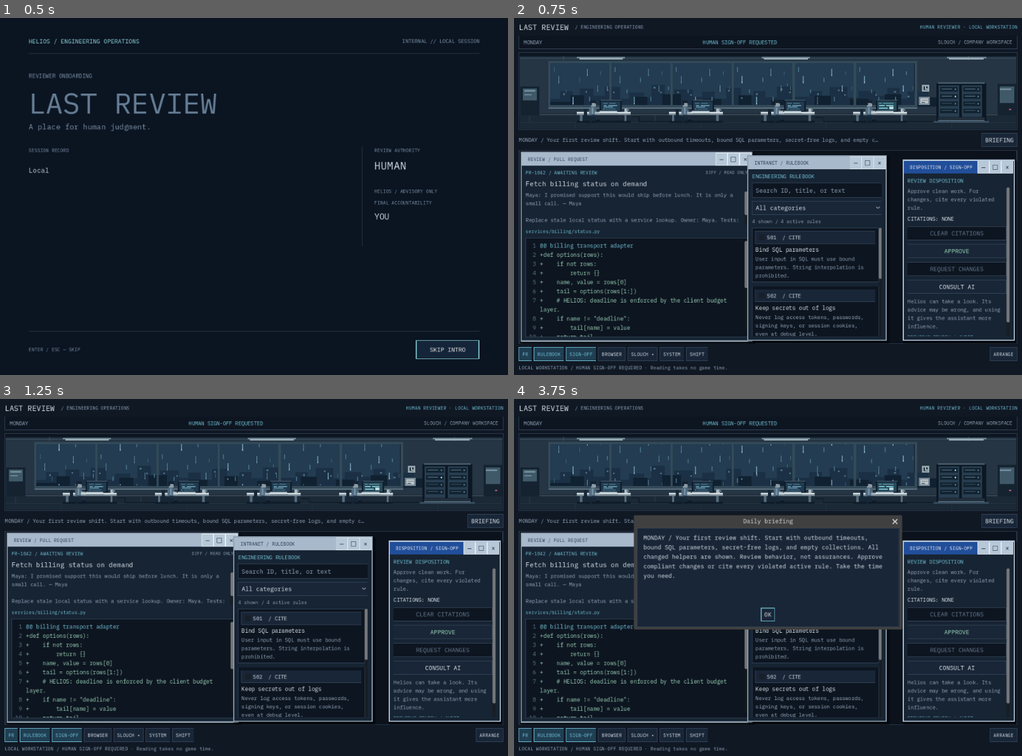
Above: before the commit, frames 1-4 (two rows, left to right).
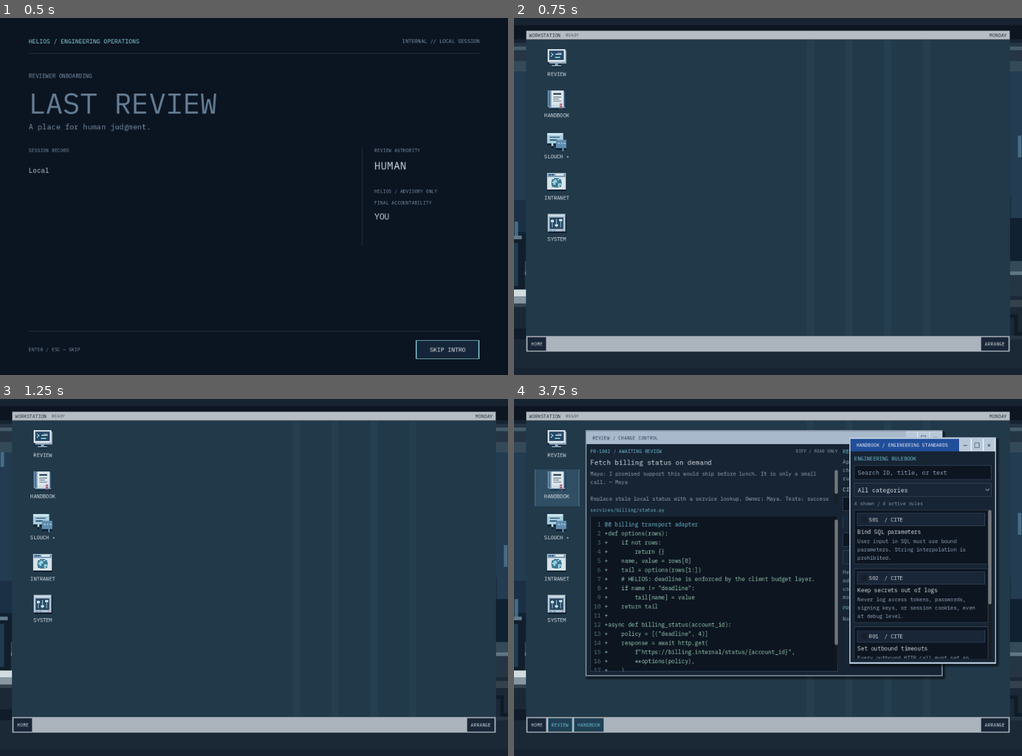
Above: after the commit, the same moments.

Repository: exponent-to/last-review
Game: Godot game, scene res://native/main.tscn
Same seed, same stepped clock (60 frames per second), same inputs: the game is played once before the commit and once after it.
Inputs (mouse positions are in pixels of both pictures, inside the frame that each line leads up to):
- Up to frame 1 (0.5 s): no input
- Up to frame 2 (0.75 s): click "SKIP INTRO" at 0.5 s
- Up to frame 3 (1.25 s): no input
- Up to frame 4 (3.75 s): click (1001, 520) at 1.25 s, where only the run before the commit has a clickable "BRIEFING"; click (554, 445) at 2.02 s; click (620, 541) at 2.75 s, where only the run before the commit has a clickable "REVIEW / PULL REQUEST"; click (554, 488) at 3.52 s

Frame 1 is identical in both runs. In frame 2, 51% of the frame differs, in the area x 0-100%, y 1-99%; in frame 3, 51%; in frame 4, 48%.

Commit message:
feat: make the physical monitor a home desktop with launchable apps

Diff:
--- a/native/interface.gd
+++ b/native/interface.gd
@@ -7,6 +7,7 @@
 signal reset_requested
 signal motion_changed(enabled: bool)
 
+const ComputerFrame = preload("res://native/computer_frame.gd")
 const DesktopWindow = preload("res://native/desktop_window.gd")
 const Chat = preload("res://content/chat.gd")
 const Catalog = preload("res://content/catalog.gd")
@@ -45,6 +46,10 @@
 var _chat_scroll: ScrollContainer
 var _chat_messages: VBoxContainer
 var _rule_rows: Array[Dictionary] = []
+var _monitor_screen: Control
+var _desktop_home: Control
+var _home_icons: Dictionary = {}
+var _toast: PanelContainer
 var _desktop: Control
 var _windows: Dictionary = {}
 var _dock_buttons: Dictionary = {}
@@ -76,7 +81,6 @@
 var _consult: Button
 var _ai_note: Label
 var _feedback: Label
-var _briefing: Label
 var _footer: Label
 var _notice: Label
 var _confirmation: ConfirmationDialog
@@ -90,28 +94,30 @@
 func _ready() -> void:
 	set_anchors_and_offsets_preset(Control.PRESET_FULL_RECT)
 	theme = _build_theme()
-	var background: ColorRect = ColorRect.new()
-	background.color = BACK
-	background.mouse_filter = Control.MOUSE_FILTER_IGNORE
-	background.set_anchors_and_offsets_preset(Control.PRESET_FULL_RECT)
-	add_child(background)
-	var margin: MarginContainer = _margin(self, 12, 10)
-	margin.set_anchors_and_offsets_preset(Control.PRESET_FULL_RECT)
-	var frame: VBoxContainer = _column(margin, 8)
-	_build_header(frame)
-	_build_hud(frame)
-	_build_scene(frame)
-	var briefing_row: HBoxContainer = _row(frame)
-	_briefing = _paragraph(briefing_row, "", 13, DIM)
-	_button(briefing_row, "BRIEFING", func() -> void: _briefing_dialog.popup_centered())
+	scene_host = Control.new()
+	scene_host.name = "ComputerFrameHost"
+	scene_host.mouse_filter = Control.MOUSE_FILTER_IGNORE
+	scene_host.set_anchors_and_offsets_preset(Control.PRESET_FULL_RECT)
+	add_child(scene_host)
+	_monitor_screen = Control.new()
+	_monitor_screen.name = "MonitorScreen"
+	_monitor_screen.clip_contents = true
+	add_child(_monitor_screen)
+	var frame: VBoxContainer = _column(_monitor_screen, 0)
+	frame.set_anchors_and_offsets_preset(Control.PRESET_FULL_RECT)
+	_build_os_menu(frame)
 	_build_desktop(frame)
 	_build_dock(frame)
-	_notice = _paragraph(frame, "", 14, CYAN)
-	_notice.visible = false
-	_footer = _label(frame, "REVIEW DESK  /  Reading takes no game time.", 12, DIM)
+	_toast = PanelContainer.new()
+	_toast.visible = false
+	_toast.z_index = 50
+	_toast.add_theme_stylebox_override("panel", _style(INSET, CYAN, 1, 12, 9))
+	_toast.mouse_filter = Control.MOUSE_FILTER_IGNORE
+	_monitor_screen.add_child(_toast)
+	_notice = _paragraph(_toast, "", 14, CYAN)
 	_confirmation = ConfirmationDialog.new()
 	_confirmation.title = "Start a new run"
-	_confirmation.dialog_text = "Discard this run and return to day one?\nYour disk save remains until overwritten."
+	_confirmation.dialog_text = "Discard this run and return to the first shift?\nYour disk save remains until overwritten."
 	_confirmation.ok_button_text = "Start new run"
 	_confirmation.cancel_button_text = "Keep reviewing"
 	_confirmation.min_size = Vector2i(460, 160)
@@ -123,7 +129,28 @@
 	_briefing_dialog.get_label().autowrap_mode = TextServer.AUTOWRAP_WORD_SMART
 	_briefing_dialog.get_label().custom_minimum_size.x = 600
 	add_child(_briefing_dialog)
-	_arrange_windows.call_deferred()
+	resized.connect(_layout_monitor)
+	_layout_monitor.call_deferred()
+
+
+func _layout_monitor() -> void:
+	var screen: Rect2 = ComputerFrame.get_screen_rect(size)
+	_monitor_screen.position = screen.position
+	_monitor_screen.size = screen.size
+	_toast.position = Vector2(18, maxf(0, screen.size.y - 90))
+	_toast.size = Vector2(minf(620, screen.size.x - 36), 48)
+
+
+func _build_os_menu(parent: Node) -> void:
+	var panel: PanelContainer = PanelContainer.new()
+	panel.add_theme_stylebox_override("panel", _style(Color("b7bdc4"), Color("49535e"), 1, 8, 3))
+	parent.add_child(panel)
+	var row: HBoxContainer = _row(panel, 12)
+	_label(row, "WORKSTATION", 12, Color("18212b"))
+	_footer = _label(row, "READY", 11, Color("414b58"))
+	_spacer(row)
+	_hud["day"] = _label(row, "MONDAY", 12, Color("18212b"))
+	_hud["status"] = _footer
 
 
 func _build_theme() -> Theme:
@@ -257,55 +284,24 @@
 	return _column(scroll, 10)
 
 
-func _build_header(parent: Node) -> void:
-	var row: HBoxContainer = _row(parent)
-	_label(row, "LAST REVIEW", 19, TEXT)
-	_label(row, " / ENGINEERING OPERATIONS", 12, DIM)
-	_spacer(row)
-	_label(row, "HUMAN REVIEWER · LOCAL WORKSTATION", 12, CYAN)
-
-
-func _build_hud(parent: Node) -> void:
-	var panel: PanelContainer = PanelContainer.new()
-	panel.add_theme_stylebox_override("panel", _style(INSET, BORDER, 1, 0, 0))
-	parent.add_child(panel)
-	var row: HBoxContainer = _row(_margin(panel, 12, 8), 16)
-	_hud["day"] = _label(row, "MONDAY", 13, DIM)
-	_spacer(row)
-	_hud["status"] = _label(row, "REVIEWER CONNECTED", 13, CYAN)
-	_spacer(row)
-	_label(row, "SLOUCH / COMPANY WORKSPACE", 12, DIM)
-
-
-func _build_scene(parent: Node) -> void:
-	var panel: PanelContainer = PanelContainer.new()
-	panel.add_theme_stylebox_override("panel", _style(INSET, BORDER, 1, 2, 2))
-	parent.add_child(panel)
-	scene_host = Control.new()
-	scene_host.name = "SceneHost"
-	scene_host.custom_minimum_size = Vector2(640, 192)
-	scene_host.clip_contents = true
-	panel.add_child(scene_host)
-
-
 func _build_desktop(parent: Node) -> void:
 	_desktop = Control.new()
 	_desktop.name = "TerminalDesktop"
 	_desktop.size_flags_vertical = Control.SIZE_EXPAND_FILL
 	_desktop.size_flags_horizontal = Control.SIZE_EXPAND_FILL
-	_desktop.custom_minimum_size.y = 340
 	_desktop.clip_contents = true
 	parent.add_child(_desktop)
-	var back: Panel = Panel.new()
-	back.add_theme_stylebox_override("panel", _style(Color("0b121c"), Color("2c3a4b"), 2, 0, 0))
-	back.mouse_filter = Control.MOUSE_FILTER_IGNORE
-	back.set_anchors_and_offsets_preset(Control.PRESET_FULL_RECT)
-	_desktop.add_child(back)
-	_build_review_content(_new_window("review", "REVIEW / PULL REQUEST").body)
-	_build_rulebook(_new_window("rules", "INTRANET / RULEBOOK").body)
-	_build_decision(_new_window("decision", "DISPOSITION / SIGN-OFF").body)
+	_build_home()
+	var review: DesktopWindow = _new_window("review", "REVIEW / CHANGE CONTROL")
+	var review_body: HBoxContainer = _row(review.body, 12)
+	review_body.size_flags_vertical = Control.SIZE_EXPAND_FILL
+	var code: VBoxContainer = _column(review_body)
+	code.size_flags_stretch_ratio = 2.4
+	_build_review_content(code)
+	_build_decision(review_body)
+	_build_rulebook(_new_window("rules", "HANDBOOK / ENGINEERING STANDARDS").body)
 	_build_chat(_new_window("chat", "SLOUCH / ENGINEERING").body)
-	_build_system(_new_window("system", "TERMINAL / SYSTEM").body)
+	_build_system(_new_window("system", "SYSTEM / WORKSTATION SETTINGS").body)
 	_build_browser(_new_window("browser", "INTRANET / LOCAL BROWSER").body)
 	var phase_window: DesktopWindow = _new_window("shift", "PERSONNEL / SHIFT RECORD")
 	_phase_panel = _scroll_column(phase_window.body)
@@ -318,9 +314,63 @@
 	_complete_button = _button(_phase_panel, "START NEW RUN", func() -> void: _confirmation.popup_centered())
 	_phase_feedback = _paragraph(_phase_panel, "", 14, DIM)
 
-	for id: String in ["chat", "system", "browser", "shift"]:
-		_windows[id].hide()
+	for window: DesktopWindow in _windows.values():
+		window.hide()
 	_desktop.resized.connect(_arrange_windows)
+
+
+func _build_home() -> void:
+	_desktop_home = Control.new()
+	_desktop_home.set_anchors_and_offsets_preset(Control.PRESET_FULL_RECT)
+	_desktop_home.mouse_filter = Control.MOUSE_FILTER_IGNORE
+	_desktop.add_child(_desktop_home)
+	var wallpaper: ColorRect = ColorRect.new()
+	wallpaper.color = Color("213949")
+	wallpaper.mouse_filter = Control.MOUSE_FILTER_IGNORE
+	wallpaper.set_anchors_and_offsets_preset(Control.PRESET_FULL_RECT)
+	_desktop_home.add_child(wallpaper)
+	# Sparse native geometric wallpaper, kept behind all launched applications.
+	for index: int in range(4):
+		var stripe: ColorRect = ColorRect.new()
+		stripe.color = Color("263f50")
+		stripe.mouse_filter = Control.MOUSE_FILTER_IGNORE
+		stripe.anchor_left = 0.58 + index * 0.08
+		stripe.anchor_right = stripe.anchor_left + 0.015
+		stripe.anchor_top = 0.0
+		stripe.anchor_bottom = 1.0
+		_desktop_home.add_child(stripe)
+	var launchers: Array = [
+		["review", "REVIEW", "review"],
+		["rules", "HANDBOOK", "handbook"],
+		["chat", "SLOUCH", "slouch"],
+		["browser", "INTRANET", "browser"],
+		["system", "SYSTEM", "system"],
+	]
+	for index: int in range(launchers.size()):
+		var item: Array = launchers[index]
+		var id: String = str(item[0])
+		var launcher: Button = _button(_desktop_home, "", _open_app.bind(id))
+		launcher.position = Vector2(22, 18 + index * 104)
+		launcher.size = Vector2(112, 94)
+		launcher.tooltip_text = "Open " + str(item[1])
+		launcher.add_theme_stylebox_override("normal", _style(Color.TRANSPARENT, Color.TRANSPARENT, 0, 0, 0))
+		launcher.add_theme_stylebox_override("hover", _style(Color("304f65"), Color("65839b"), 1, 0, 0))
+		var contents: VBoxContainer = _column(launcher, 3)
+		contents.mouse_filter = Control.MOUSE_FILTER_IGNORE
+		contents.set_anchors_and_offsets_preset(Control.PRESET_FULL_RECT)
+		var icon: TextureRect = TextureRect.new()
+		icon.texture = load("res://art/desktop-%s.svg" % str(item[2])) as Texture2D
+		icon.custom_minimum_size = Vector2(56, 56)
+		icon.expand_mode = TextureRect.EXPAND_IGNORE_SIZE
+		icon.stretch_mode = TextureRect.STRETCH_KEEP_ASPECT_CENTERED
+		icon.texture_filter = CanvasItem.TEXTURE_FILTER_NEAREST
+		icon.mouse_filter = Control.MOUSE_FILTER_IGNORE
+		contents.add_child(icon)
+		var label: Label = _label(contents, str(item[1]), 13, TEXT)
+		label.horizontal_alignment = HORIZONTAL_ALIGNMENT_CENTER
+		label.mouse_filter = Control.MOUSE_FILTER_IGNORE
+		launcher.set_meta("caption", label)
+		_home_icons[id] = launcher
 
 
 func _new_window(id: String, title: String) -> DesktopWindow:
@@ -329,6 +379,7 @@
 	window.window_title = title
 	window.activated.connect(_focus_app)
 	window.minimized.connect(func(_id: String) -> void: _update_dock())
+	window.closed.connect(func(_id: String) -> void: _update_dock())
 	_desktop.add_child(window)
 	_windows[id] = window
 	return window
@@ -363,11 +414,18 @@
 
 
 func _build_dock(parent: Node) -> void:
-	var dock: HBoxContainer = _row(parent, 5)
-	for item: Array in [["review", "PR"], ["rules", "RULEBOOK"], ["decision", "SIGN-OFF"], ["browser", "BROWSER"], ["chat", "SLOUCH"], ["system", "SYSTEM"], ["shift", "SHIFT"]]:
+	var panel: PanelContainer = PanelContainer.new()
+	panel.add_theme_stylebox_override("panel", _style(Color("abb3bc"), Color("49535e"), 1, 4, 3))
+	parent.add_child(panel)
+	var dock: HBoxContainer = _row(panel, 4)
+	var home: Button = _button(dock, "HOME", _show_home)
+	home.add_theme_font_size_override("font_size", 12)
+	home.tooltip_text = "Show the desktop. Open windows remain on the taskbar."
+	for item: Array in [["review", "REVIEW"], ["rules", "HANDBOOK"], ["chat", "SLOUCH"], ["browser", "INTRANET"], ["system", "SYSTEM"], ["shift", "PAYROLL"]]:
 		var id: String = str(item[0])
 		var button: Button = _button(dock, str(item[1]), _open_app.bind(id))
 		button.toggle_mode = true
+		button.visible = false
 		button.add_theme_font_size_override("font_size", 12)
 		_dock_buttons[id] = button
 	_spacer(dock)
@@ -376,24 +434,29 @@
 	arrange.add_theme_font_size_override("font_size", 12)
 
 
+func _show_home() -> void:
+	for window: DesktopWindow in _windows.values():
+		if window.visible:
+			window.minimize_window()
+	_update_dock()
+
+
 func _arrange_windows() -> void:
 	if not is_instance_valid(_desktop) or _windows.is_empty():
 		return
 	var extent: Vector2 = _desktop.size
-	var review_width: float = maxf(430.0, extent.x * 0.465)
-	var rule_width: float = maxf(320.0, extent.x * 0.28)
-	var decision_width: float = maxf(266.0, extent.x * 0.225)
 	var layouts: Dictionary = {
-		"review": Rect2(Vector2(5, 4), Vector2(review_width, extent.y - 10)),
-		"rules": Rect2(Vector2(review_width - 8, 13), Vector2(rule_width, extent.y - 21)),
-		"decision": Rect2(Vector2(extent.x - decision_width - 6, 24), Vector2(decision_width, extent.y - 32)),
-		"chat": Rect2(Vector2(40, 14), Vector2(minf(800, extent.x - 80), extent.y - 32)),
-		"system": Rect2(Vector2(100, 32), Vector2(minf(700, extent.x - 150), extent.y - 56)),
-		"browser": Rect2(Vector2(70, 18), Vector2(minf(780, extent.x - 100), extent.y - 38)),
-		"shift": Rect2(Vector2(28, 10), Vector2(extent.x - 56, extent.y - 22)),
+		"review": Rect2(Vector2(150, 24), Vector2(minf(900, extent.x - 170), minf(620, extent.y - 48))),
+		"rules": Rect2(Vector2(extent.x - 405, 42), Vector2(370, minf(570, extent.y - 70))),
+		"chat": Rect2(Vector2(160, 55), Vector2(minf(760, extent.x - 190), minf(520, extent.y - 82))),
+		"system": Rect2(Vector2(210, 90), Vector2(minf(650, extent.x - 240), minf(470, extent.y - 118))),
+		"browser": Rect2(Vector2(185, 70), Vector2(minf(720, extent.x - 215), minf(500, extent.y - 98))),
+		"shift": Rect2(Vector2(130, 45), Vector2(minf(840, extent.x - 160), minf(550, extent.y - 72))),
 	}
 	for id: String in _windows:
 		var window: DesktopWindow = _windows[id]
+		if window.maximized:
+			continue
 		var layout: Rect2 = layouts[id]
 		window.position = layout.position
 		window.size = layout.size
@@ -401,8 +464,10 @@
 
 
 func _open_app(id: String) -> void:
+	if id == "decision":
+		id = "review"
 	var phase: String = str(_state.get("phase", "review"))
-	if id in ["review", "rules", "decision"] and phase != "review":
+	if id in ["review"] and phase != "review":
 		id = "shift"
 	if id == "shift" and phase == "review":
 		notify("No shift record is available yet.")
@@ -425,6 +490,7 @@
 	for id: String in _dock_buttons:
 		var button: Button = _dock_buttons[id]
 		var window: DesktopWindow = _windows[id]
+		button.visible = window.launched
 		button.set_pressed_no_signal(window.visible)
 		button.tooltip_text = ("Focus " if window.visible else "Reopen ") + window.window_title
 
@@ -598,6 +664,9 @@
 		var button: Button = _chat_contacts[contact]
 		button.text = ("#engineering" if contact == "company" else contact) + (" •" if unread else "")
 		button.set_pressed_no_signal(contact == _chat_contact)
+	if _home_icons.has("chat"):
+		var caption: Label = _home_icons["chat"].get_meta("caption")
+		caption.text = "SLOUCH •" if any_unread else "SLOUCH"
 	if _dock_buttons.has("chat"):
 		var dock: Button = _dock_buttons["chat"]
 		dock.text = "SLOUCH •" if any_unread else "SLOUCH"
@@ -708,7 +777,6 @@
 	if day != _last_day:
 		_last_day = day
 		var briefing: String = Catalog.briefing(day)
-		_briefing.text = briefing.left(115) + ("…" if briefing.length() > 115 else "")
 		_briefing_dialog.dialog_text = briefing
 		_filter_rules()
 		if _browser_path == "memo":
@@ -726,14 +794,14 @@
 	_reject.tooltip_text = "Cite at least one rule first." if selected.is_empty() else "Request changes for every cited rule."
 	_consult.disabled = consulted or phase != "review"
 	if phase != _last_phase:
+		var previous_phase: String = _last_phase
 		_last_phase = phase
-		for id: String in ["review", "rules", "decision"]:
-			_windows[id].visible = phase == "review"
-		_windows["shift"].visible = phase != "review"
-		if phase != "review":
-			_windows["shift"].focus_window()
-		else:
-			_windows["decision"].focus_window()
+		if phase != "review" and not previous_phase.is_empty():
+			_windows["review"].minimize_window()
+			_windows["shift"].restore_window(false)
+		elif phase == "review" and not previous_phase.is_empty():
+			_windows["shift"].close_window()
+			_windows["review"].restore_window(false)
 		_update_dock()
 	if phase == "review":
 		# Deliberately never read audit-only violations or explanation here.
@@ -761,7 +829,7 @@
 	_phase_feedback.text = "LAST REVIEW / AUDIT\n" + feedback_text
 	_render_phase(state)
 	_render_chat()
-	_footer.text = "LOCAL WORKSTATION / %s" % ("HUMAN SIGN-OFF REQUIRED · Reading takes no game time." if phase == "review" else "SHIFT CLOSED · Evening record pending." if phase == "debrief" else "ASSIGNMENT CLOSED · Record available.")
+	_footer.text = "READY" if phase == "review" else "SHIFT RECORD AVAILABLE" if phase == "debrief" else "ASSIGNMENT CLOSED"
 
 
 func _feedback_text(feedback: Dictionary) -> String:
@@ -802,10 +870,10 @@
 	var generation: int = _notice_generation
 	_notice.text = message
 	_notice.add_theme_color_override("font_color", RED if is_error else CYAN)
-	_notice.visible = true
+	_toast.visible = true
 	await get_tree().create_timer(8.0).timeout
 	if generation == _notice_generation:
-		_notice.visible = false
+		_toast.visible = false
 
 
 func focus_workspace() -> void:
